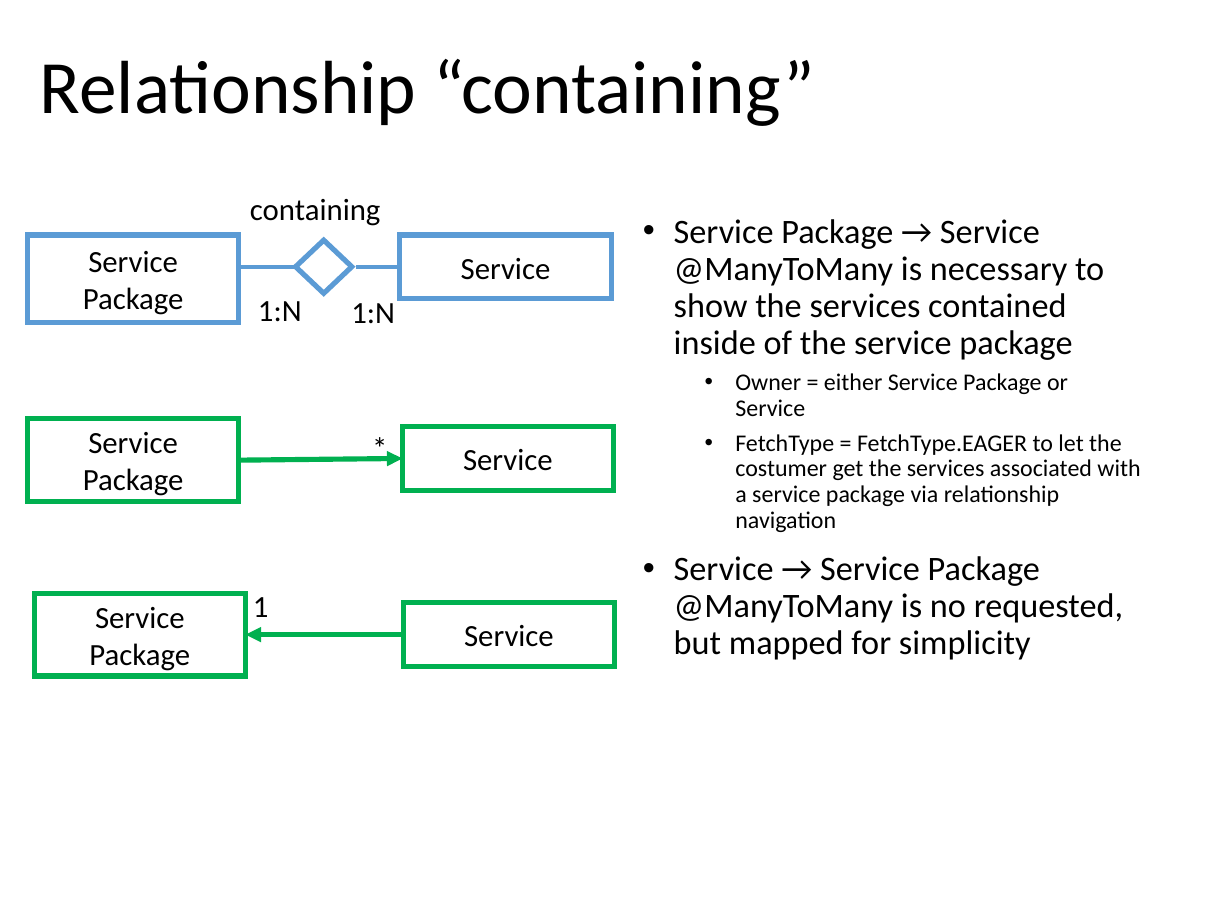
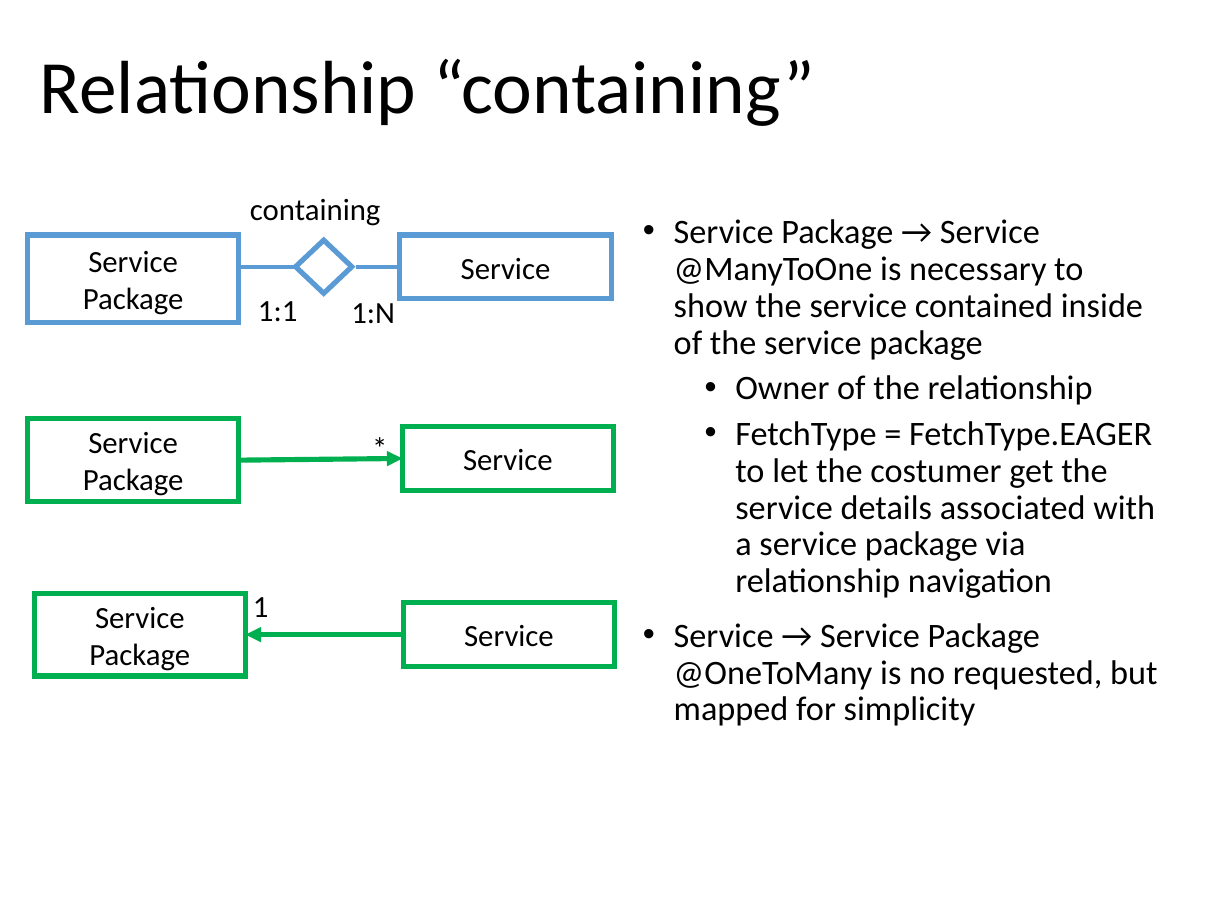
Before and after one commit to marcozetaa/TelcoService, a slide deck: slide 14 of UML/Presentation.pptx. Drawn at 1232x924 pixels with LibreOffice and Linux fonts; fonts in the diff are those of the drawing. Boxes give left, top, right and bottom in pixels: in the first picture for what was removed or moved away, otherwise in the second. Text is boxed around its words. In the diff, an @@ line names an element or a change of style, - is before the commit and + after.

```diff
--- a/UML/Presentation.pptx
+++ b/UML/Presentation.pptx
@@ text at (674,219,1157,726): text changed @@
-• Service Package → Service @ManyToMany is necessary to show the services contained inside of the service package
-  • Owner = either Service Package or Service
-  • FetchType = FetchType.EAGER to let the costumer get the services associated with a service package via relationship navigation
-• Service → Service Package @ManyToMany is no requested, but mapped for simplicity
+• Service Package → Service @ManyToOne is necessary to show the service contained inside of the service package
+  • Owner of the relationship
+  • FetchType = FetchType.EAGER to let the costumer get the service details associated with a service package via relationship navigation
+• Service → Service Package @OneToMany is no requested, but mapped for simplicity
@@ text at (258,301,297,322): text changed @@
-1:N
+1:1
```
Also in this commit, not shown: 1 slide added, 15 other files.
